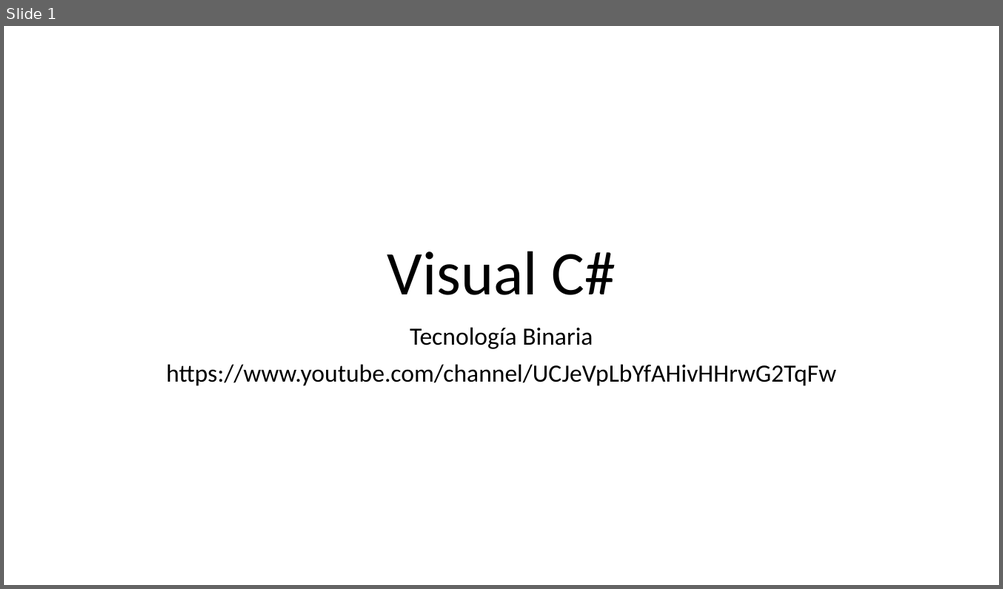
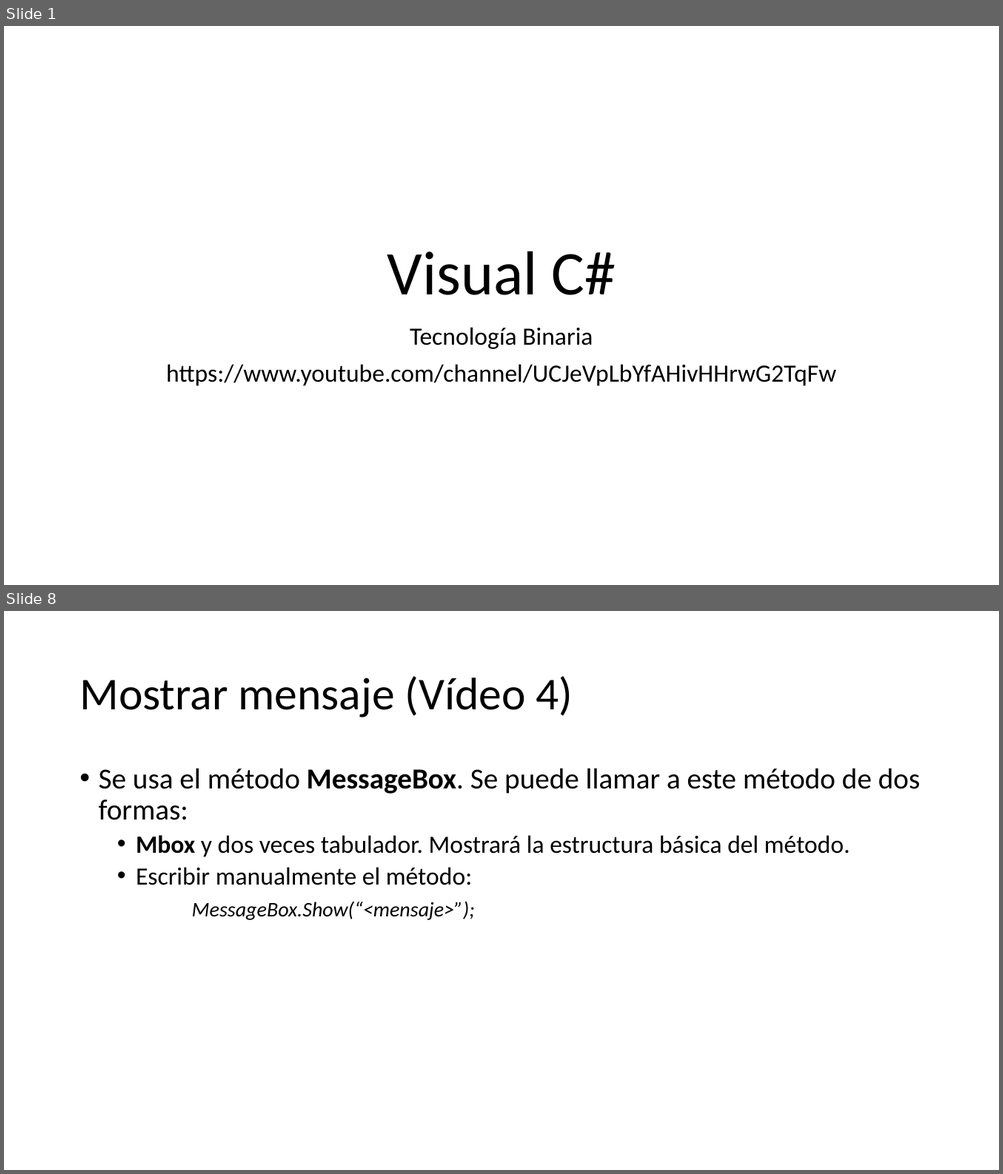
Before and after one commit to Worome/Recetatic, a slide deck: Recetatic/Visual C#.pptx. Shown one above the other, each under a label of ours: slide 1 before the commit, slides 1 and 8 after it; the slides between them are not shown. The pictures are 1003x589 and 1003x1174 pixels, drawn with LibreOffice and Linux fonts; fonts in the diff are those of the drawing. Boxes give left, top, right and bottom in pixels: in the first picture for what was removed or moved away, otherwise in the second. Text is boxed around its words. In the diff, an @@ line names an element or a change of style, - is before the commit and + after.

```diff
--- a/Recetatic/Visual C#.pptx
+++ b/Recetatic/Visual C#.pptx
@@ slide 8 added at (4,611,999,1170), background #FFFFFF @@
@@ title added at (79,676,573,718), 44 pt, text #000000 @@
+Mostrar mensaje (Vídeo 4)
@@ text added at (99,768,920,920), 24 pt, text #000000 @@
+• Se usa el método MessageBox. Se puede llamar a este método de dos formas:
+  • Mbox y dos veces tabulador. Mostrará la estructura básica del método.
+  • Escribir manualmente el método:
+  MessageBox.Show(“<mensaje>”);
```
Also in this commit, not shown: 2 slides changed, 5 other slides added.
